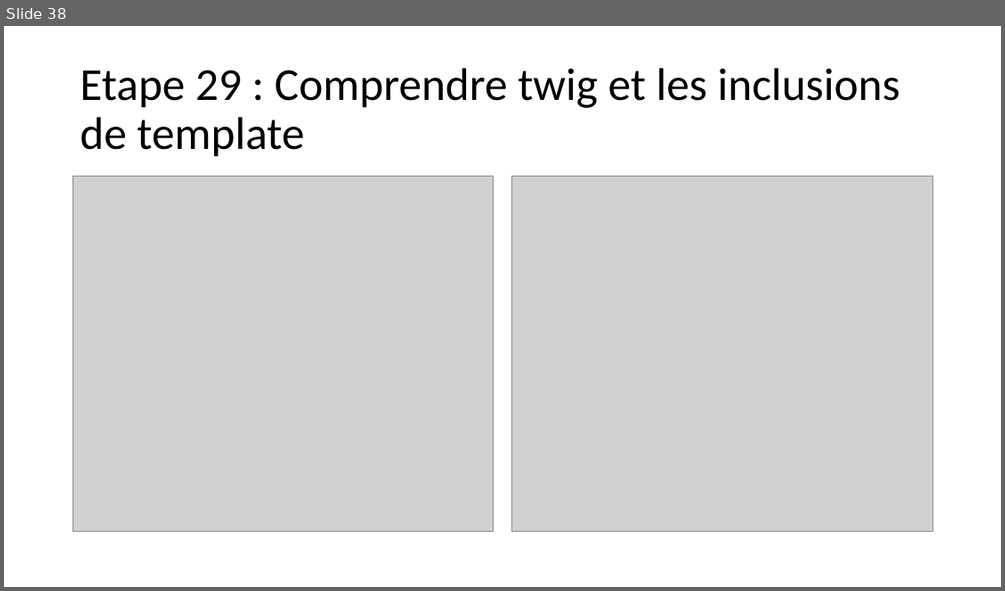
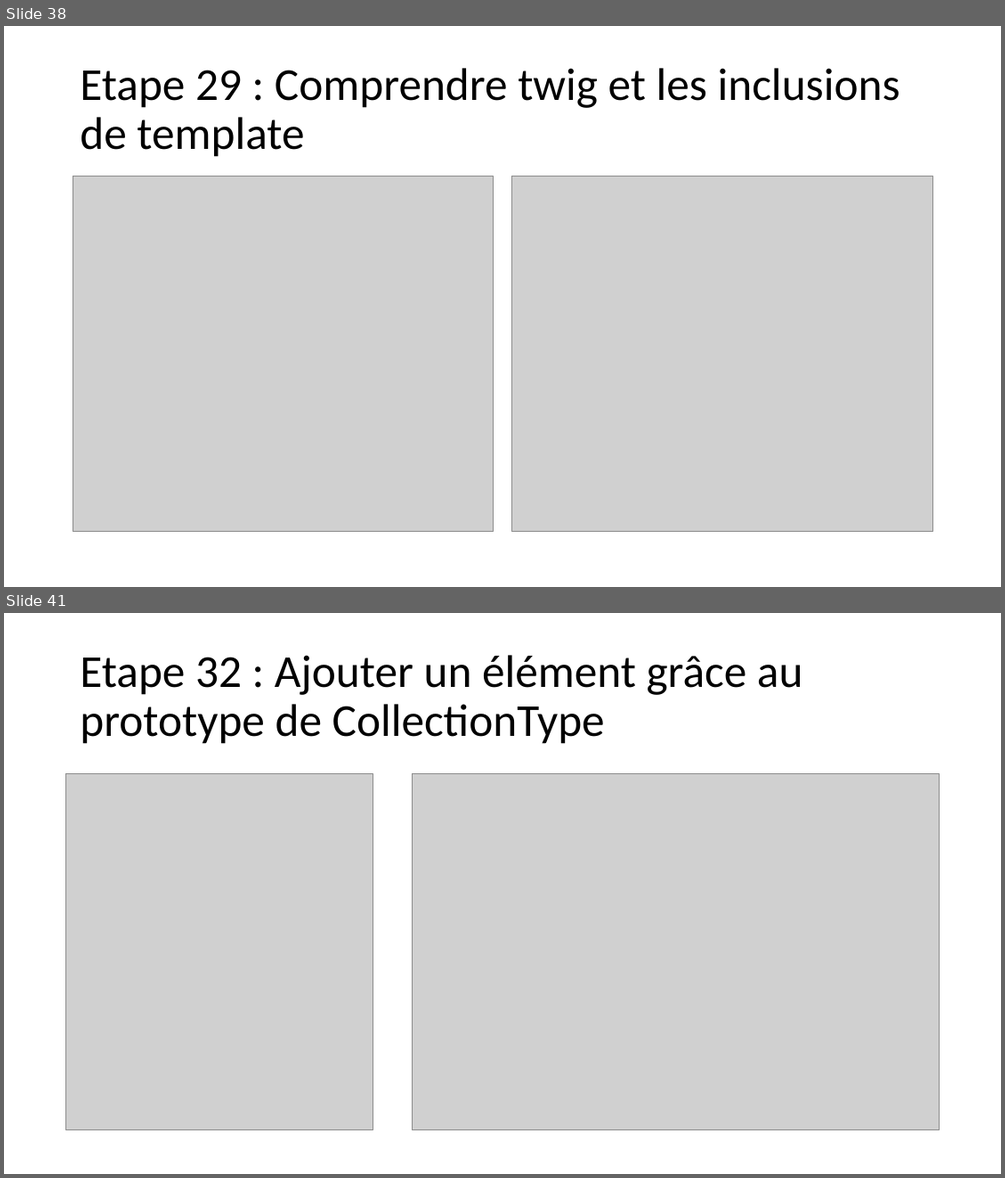
Before and after one commit to SAMTHP/TP_AFPAA, a slide deck: Apprendre symfony.pptx. Shown one above the other, each under a label of ours: slide 38 before the commit, slides 38 and 41 after it; the slides between them are not shown. The pictures are 1005x591 and 1005x1178 pixels, drawn with LibreOffice and Linux fonts; fonts in the diff are those of the drawing; grey boxes stand for pictures. Boxes give left, top, right and bottom in pixels: in the first picture for what was removed or moved away, otherwise in the second. Text is boxed around its words. In the diff, an @@ line names an element or a change of style, - is before the commit and + after.

```diff
--- a/Apprendre symfony.pptx
+++ b/Apprendre symfony.pptx
@@ slide 41 added at [4, 613, 1001, 1174], background #FFFFFF @@
@@ title added at [80, 655, 803, 744], 44 pt, text #000000 @@
+Etape 32 : Ajouter un élément grâce au prototype de CollectionType
@@ picture added at [66, 774, 373, 1130] @@
@@ picture added at [413, 774, 939, 1130] @@
```
Also in this commit, not shown: 4 other slides added, 1 other file.
